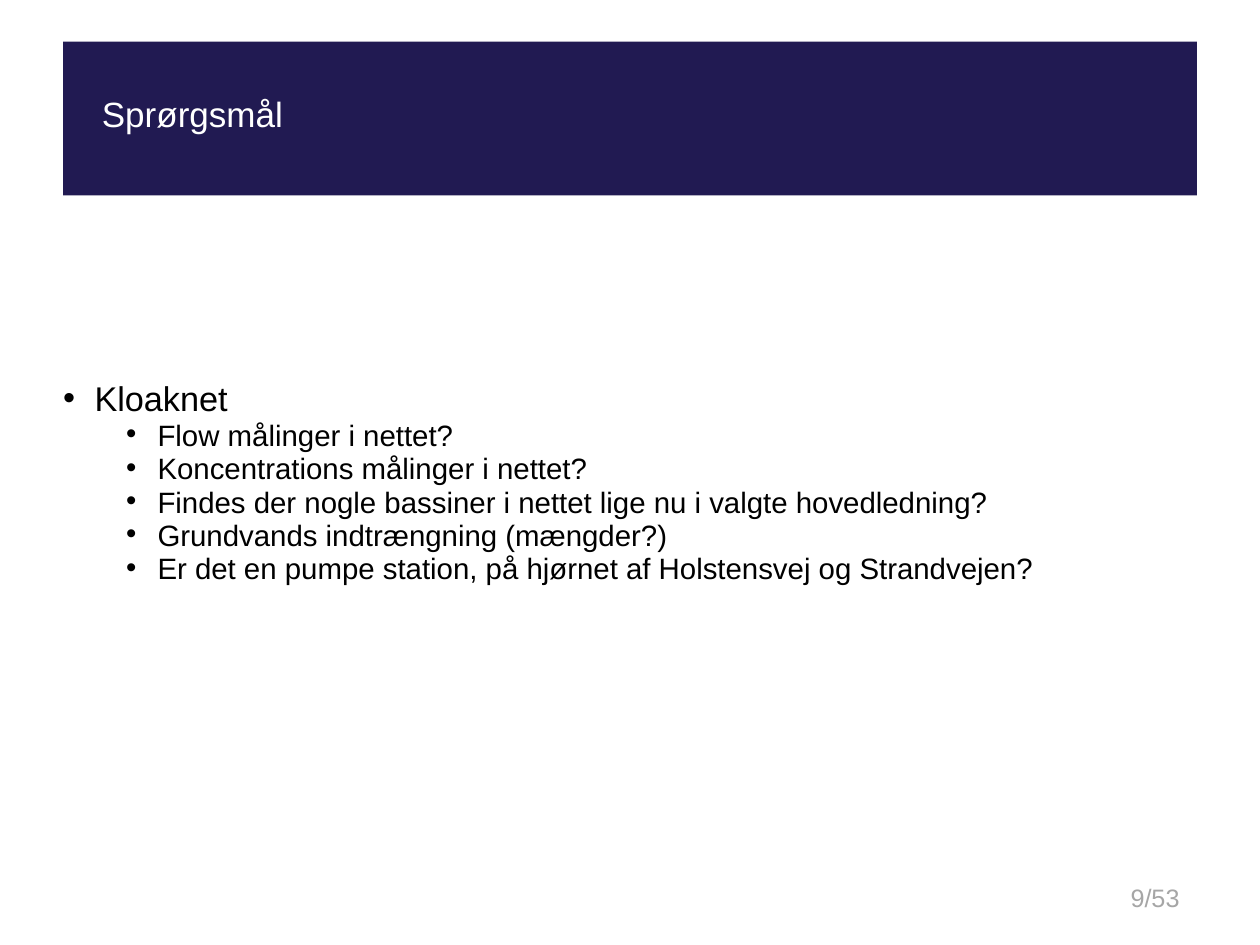
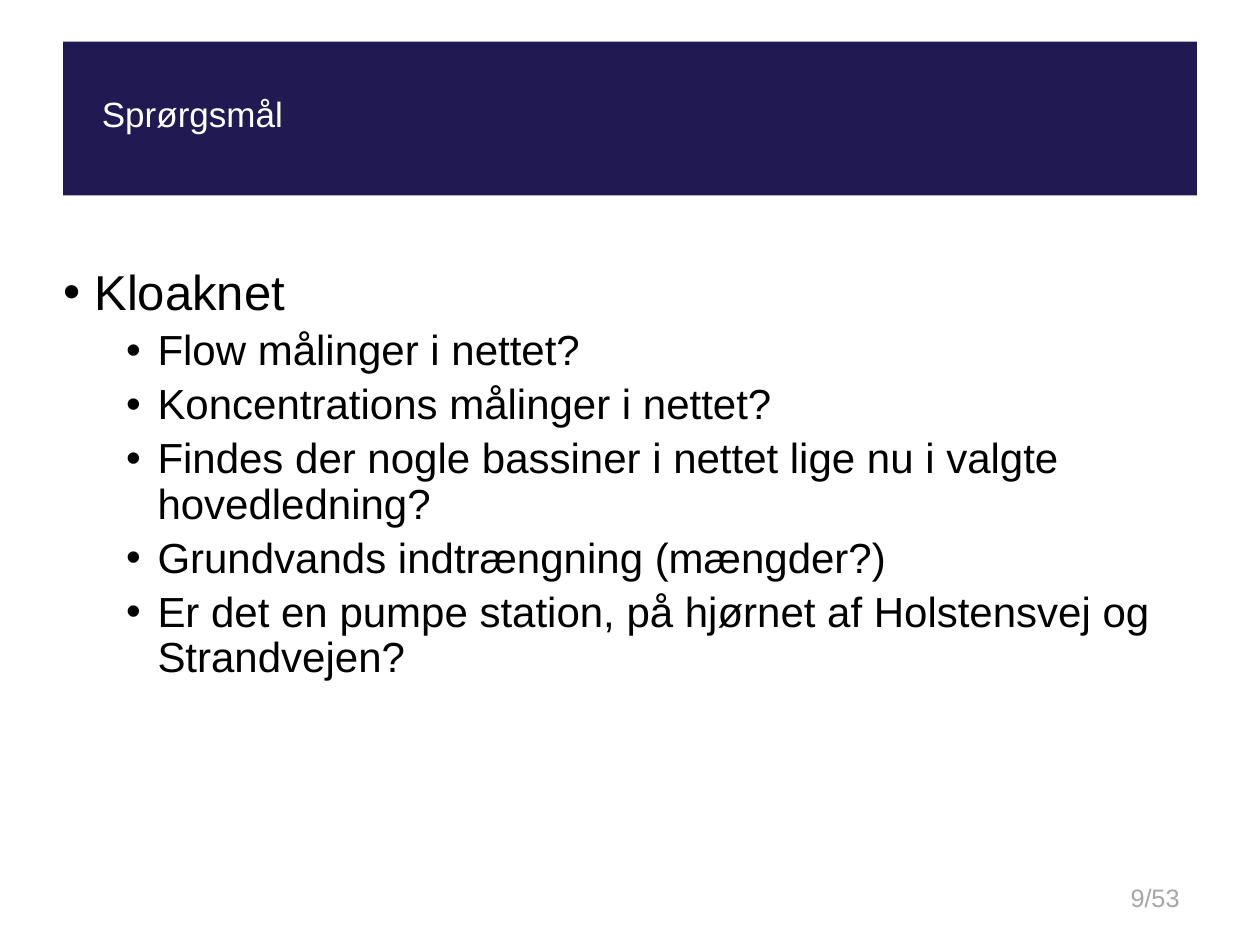
Before and after one commit to tpilga12/P10, a slide deck: slide 9 of Fredericia/presentation/presentation.pptx. Drawn at 1260x945 pixels with LibreOffice and Linux fonts; fonts in the diff are those of the drawing; background and template pictures are left out. Boxes give left, top, right and bottom in pixels: in the first picture for what was removed or moved away, otherwise in the second. Text is boxed around its words. In the diff, an @@ line names an element or a change of style, - is before the commit and + after.

```diff
--- a/Fredericia/presentation/presentation.pptx
+++ b/Fredericia/presentation/presentation.pptx
@@ subtitle "Kloaknet" at [94, 274, 1150, 681]: size 19.6 to 28 pt in "Kloaknet"; size 16.8 to 24 pt; line spacing 0.7 to 0.9 @@
```
Also in this commit, not shown: 2 other slides changed, 13 other files.
